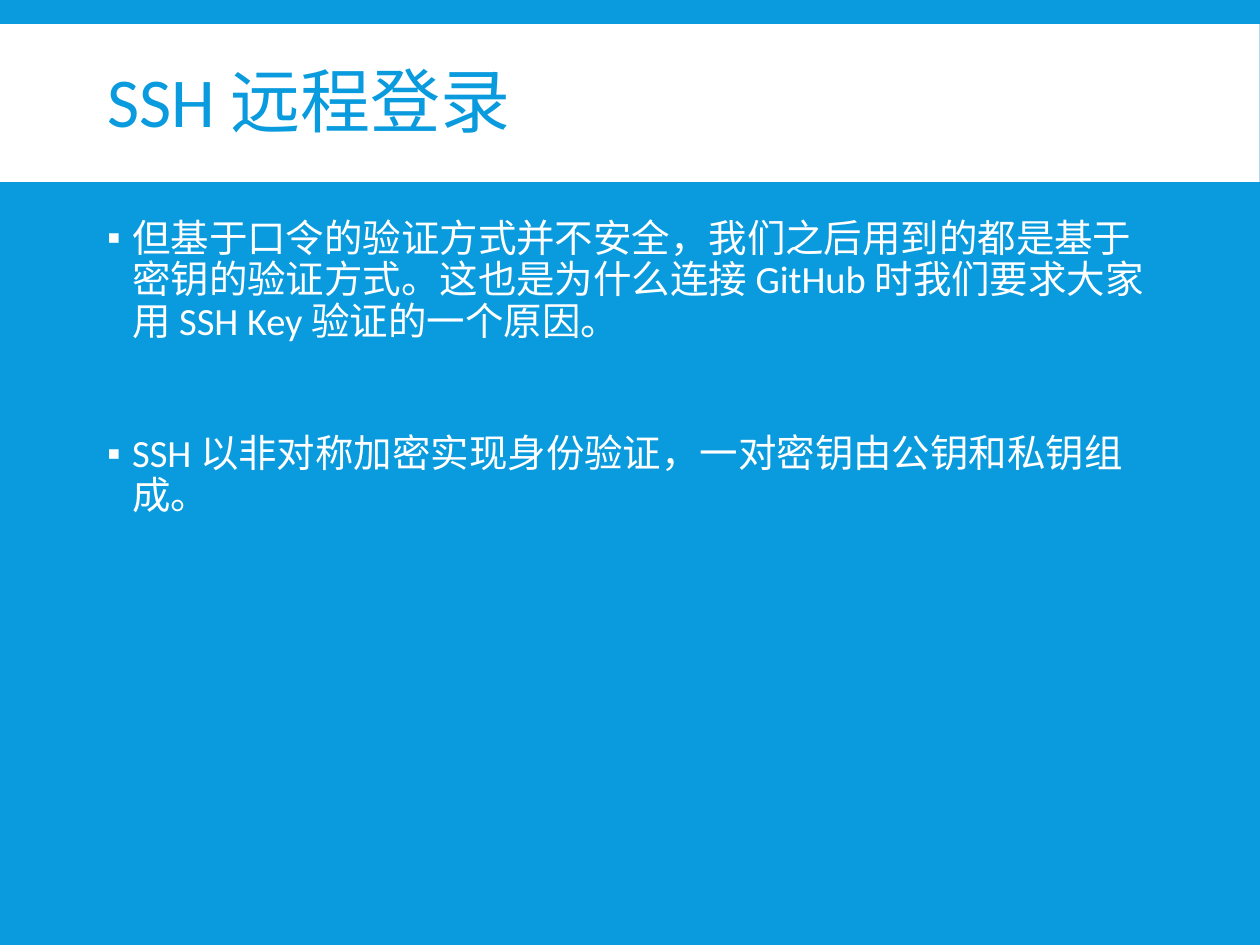
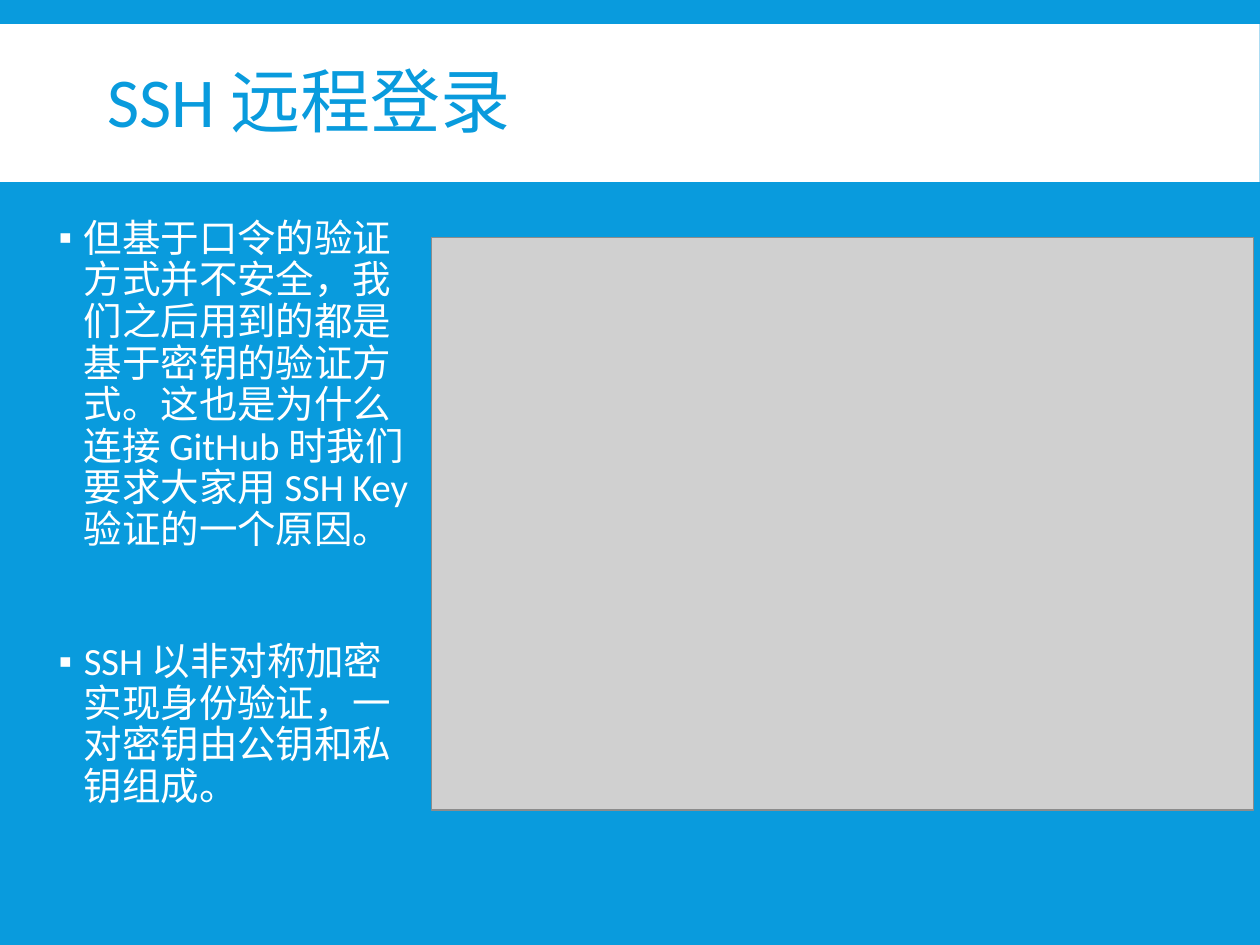
Before and after one commit to eesast/training2020, a slide deck: slide 17 of basic_tool/linux-webserver/Linux基础与Web Server(1).pptx. Drawn at 1260x945 pixels with LibreOffice and Linux fonts; fonts in the diff are those of the drawing; grey boxes stand for pictures. Boxes give left, top, right and bottom in pixels: in the first picture for what was removed or moved away, otherwise in the second. Text is boxed around its words. In the diff, an @@ line names an element or a change of style, - is before the commit and + after.

Commit message:
Update Linux基础与WebServer(1)

```diff
--- a/basic_tool/linux-webserver/Linux基础与Web Server(1).pptx
+++ b/basic_tool/linux-webserver/Linux基础与Web Server(1).pptx
@@ text "但基于口令的验证方式并不安全，我们之后用到的都是基于密钥的验证方式。这也是为什么连接 GitHub 时我们要求大家用 S ..." rewrapped from <box>132,219,1144,512</box> to <box>84,219,408,803</box> @@
@@ picture added at <box>431,238,1254,810</box> @@
```
